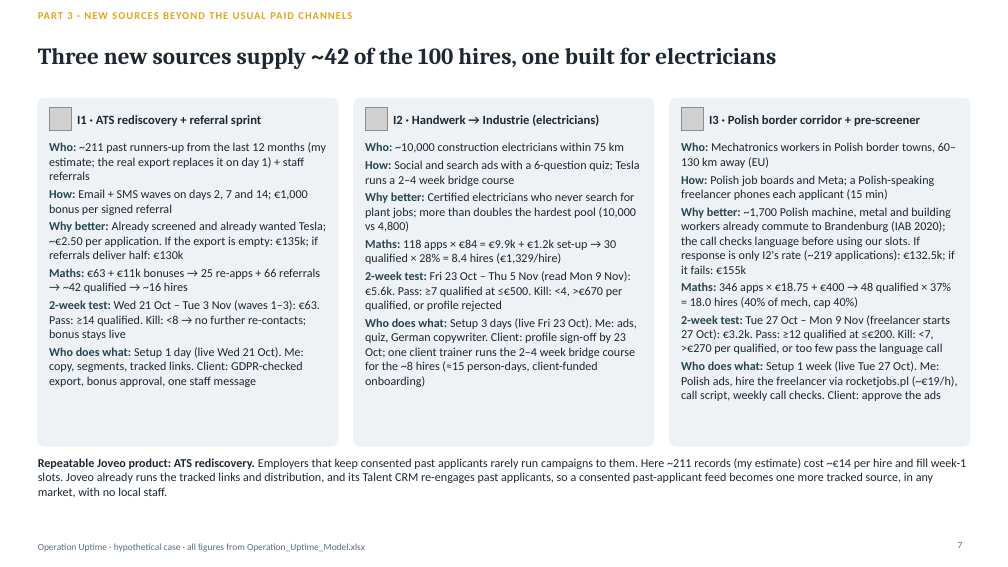
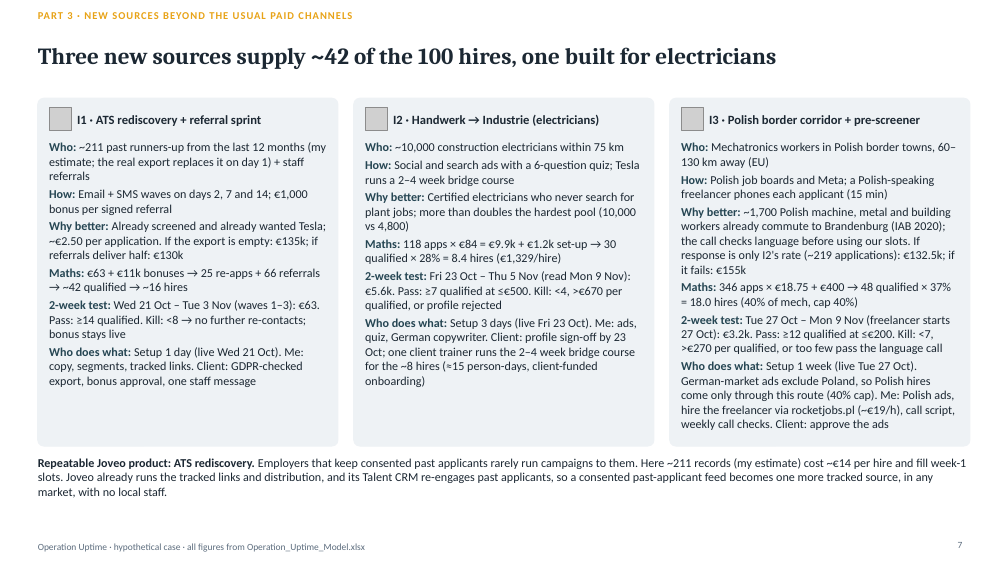
Before and after one commit to Anurag160596/haystack, a slide deck: slide 7 of operation_uptime/Operation_Uptime_Deck.pptx. Drawn at 1008x567 pixels with LibreOffice and Linux fonts; fonts in the diff are those of the drawing; grey boxes stand for pictures. Boxes give left, top, right and bottom in pixels: in the first picture for what was removed or moved away, otherwise in the second. Text is boxed around its words. In the diff, an @@ line names an element or a change of style, - is before the commit and + after.

```diff
--- a/operation_uptime/Operation_Uptime_Deck.pptx
+++ b/operation_uptime/Operation_Uptime_Deck.pptx
@@ text at (x1=681, y1=361, x2=955, y2=430): text changed @@
-Who does what: Setup 1 week (live Tue 27 Oct). Me: Polish ads, hire the freelancer via rocketjobs.pl (~€19/h), call script, weekly call checks. Client: approve the ads
+Who does what: Setup 1 week (live Tue 27 Oct). German-market ads exclude Poland, so Polish hires come only through this route (40% cap). Me: Polish ads, hire the freelancer via rocketjobs.pl (~€19/h), call script, weekly call checks. Client: approve the ads
```
Also in this commit, not shown: 2 other slides changed, 1 other file.
